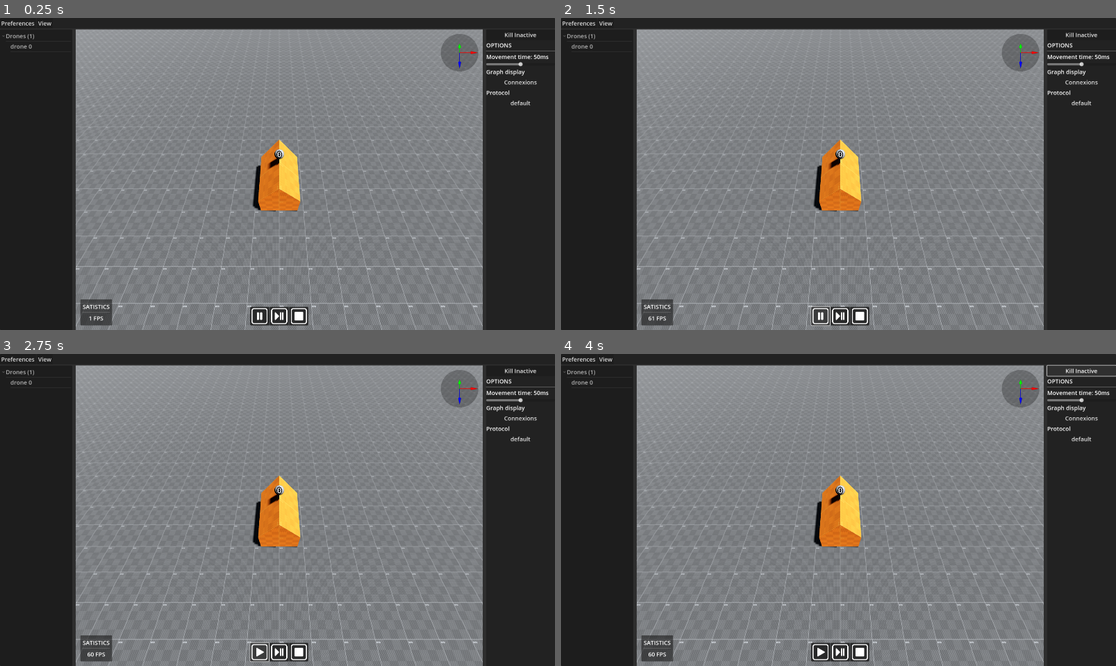
Above: before the commit, frames 1-4 (two rows, left to right).
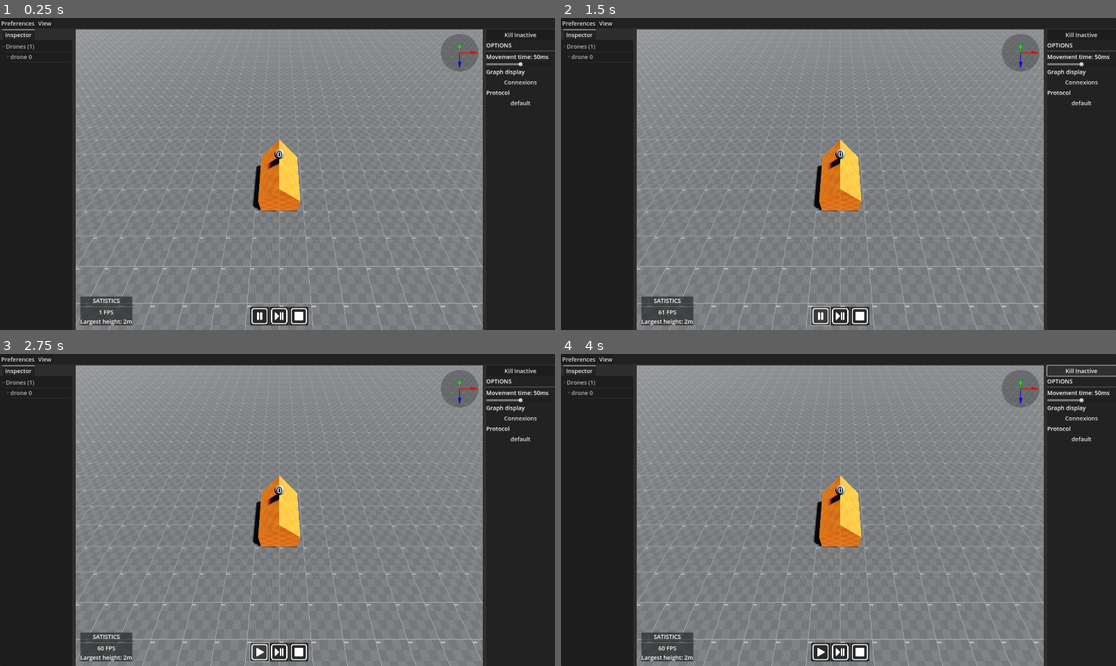
Above: after the commit, the same moments.

Repository: smallcluster/GDST
Game: Godot game, scene res://Sim/3DPlayground.tscn
The game is run twice, just before and just after one commit, with the same random seed, the same clock (stepped at 60 frames per second) and the same inputs.
Inputs (mouse positions are in pixels of both pictures, inside the frame that each line leads up to):
- Up to frame 1 (0.25 s): no input
- Up to frame 2 (1.5 s): click (860, 317) at 0.5 s; click (821, 317) at 1.25 s
- Up to frame 3 (2.75 s): click (260, 653) at 2 s
- Up to frame 4 (4 s): click (838, 653) at 2.75 s; click "Kill Inactive" at 3.5 s

The runs differ from the first frame. In frame 1, 0.7% of the frame differs, in the area x 0-24%, y 3-99%; in frame 2, 0.7%; in frame 3, 0.7%; in frame 4, 0.7%.

Commit message:
- Added inspector - Improved performance (physics update on other thread + reduced physics accuracy)

Diff:
--- a/Sim/3DPlayground.tscn
+++ b/Sim/3DPlayground.tscn
@@ -15,13 +15,14 @@
 shader = ExtResource("2_hqret")
 shader_parameter/opacity = 0.25
 
-[node name="3DPlayground" type="CanvasLayer" node_paths=PackedStringArray("mainView", "fps_label", "protocol_choice", "graph_choice", "scene_tree", "stats_panel")]
+[node name="3DPlayground" type="CanvasLayer" node_paths=PackedStringArray("mainView", "fps_label", "max_height_label", "protocol_choice", "graph_choice", "scene_tree", "stats_panel")]
 script = ExtResource("1_o65i0")
 mainView = NodePath("GUI/VBoxContainer/HSplitContainer/HSplitContainer/3DView/MainViewContainer/MainView")
 fps_label = NodePath("GUI/VBoxContainer/HSplitContainer/HSplitContainer/3DView/StatsPanel/VBoxContainer/FpsLabel")
+max_height_label = NodePath("GUI/VBoxContainer/HSplitContainer/HSplitContainer/3DView/StatsPanel/VBoxContainer/MaxHeightLabel")
 protocol_choice = NodePath("GUI/VBoxContainer/HSplitContainer/OptionsPanel/VBoxContainer/ProtocolChoice")
 graph_choice = NodePath("GUI/VBoxContainer/HSplitContainer/OptionsPanel/VBoxContainer/GraphChoice")
-scene_tree = NodePath("GUI/VBoxContainer/HSplitContainer/HSplitContainer/Panel/VBoxContainer/Tree")
+scene_tree = NodePath("GUI/VBoxContainer/HSplitContainer/HSplitContainer/Panel/Inspector/VBoxContainer/Tree")
 stats_panel = NodePath("GUI/VBoxContainer/HSplitContainer/HSplitContainer/3DView/StatsPanel")
 
 [node name="GUI" type="Panel" parent="."]
@@ -94,15 +95,24 @@
 layout_mode = 2
 split_offset = 250
 
-[node name="Panel" type="PanelContainer" parent="GUI/VBoxContainer/HSplitContainer/HSplitContainer"]
-layout_mode = 2
-
-[node name="VBoxContainer" type="VBoxContainer" parent="GUI/VBoxContainer/HSplitContainer/HSplitContainer/Panel"]
-layout_mode = 2
-
-[node name="Tree" type="Tree" parent="GUI/VBoxContainer/HSplitContainer/HSplitContainer/Panel/VBoxContainer"]
+[node name="Panel" type="TabContainer" parent="GUI/VBoxContainer/HSplitContainer/HSplitContainer"]
+layout_mode = 2
+
+[node name="Inspector" type="TabBar" parent="GUI/VBoxContainer/HSplitContainer/HSplitContainer/Panel"]
+layout_mode = 2
+
+[node name="VBoxContainer" type="VBoxContainer" parent="GUI/VBoxContainer/HSplitContainer/HSplitContainer/Panel/Inspector"]
+layout_mode = 1
+anchors_preset = 15
+anchor_right = 1.0
+anchor_bottom = 1.0
+grow_horizontal = 2
+grow_vertical = 2
+
+[node name="Tree" type="Tree" parent="GUI/VBoxContainer/HSplitContainer/HSplitContainer/Panel/Inspector/VBoxContainer"]
 layout_mode = 2
 size_flags_vertical = 3
+columns = 2
 
 [node name="3DView" type="Control" parent="GUI/VBoxContainer/HSplitContainer/HSplitContainer"]
 layout_mode = 2
@@ -163,6 +173,7 @@
 [node name="Label2" type="Label" parent="GUI/VBoxContainer/HSplitContainer/HSplitContainer/3DView/StatsPanel/VBoxContainer"]
 layout_mode = 2
 text = "Satistics"
+horizontal_alignment = 1
 uppercase = true
 
 [node name="HSeparator" type="HSeparator" parent="GUI/VBoxContainer/HSplitContainer/HSplitContainer/3DView/StatsPanel/VBoxContainer"]
@@ -172,6 +183,11 @@
 layout_mode = 2
 text = "60 FPS"
 horizontal_alignment = 1
+vertical_alignment = 1
+
+[node name="MaxHeightLabel" type="Label" parent="GUI/VBoxContainer/HSplitContainer/HSplitContainer/3DView/StatsPanel/VBoxContainer"]
+layout_mode = 2
+text = "Largest height:"
 vertical_alignment = 1
 
 [node name="PlaybackPanel" type="PanelContainer" parent="GUI/VBoxContainer/HSplitContainer/HSplitContainer/3DView"]
@@ -265,6 +281,7 @@
 [connection signal="add_drone" from="GUI/VBoxContainer/HSplitContainer/HSplitContainer/3DView/MainViewContainer/MainView" to="." method="_on_main_view_add_drone"]
 [connection signal="perspective_cam" from="GUI/VBoxContainer/HSplitContainer/HSplitContainer/3DView/MainViewContainer/MainView" to="." method="_on_perspective_cam"]
 [connection signal="remove_drone" from="GUI/VBoxContainer/HSplitContainer/HSplitContainer/3DView/MainViewContainer/MainView" to="." method="_on_main_view_remove_drone"]
+[connection signal="update_drone_state" from="GUI/VBoxContainer/HSplitContainer/HSplitContainer/3DView/MainViewContainer/MainView" to="." method="_on_main_view_update_drone_state"]
 [connection signal="pressed" from="GUI/VBoxContainer/HSplitContainer/HSplitContainer/3DView/PlaybackPanel/HBoxContainer/PlayButton" to="." method="_on_play_button_pressed"]
 [connection signal="pressed" from="GUI/VBoxContainer/HSplitContainer/HSplitContainer/3DView/PlaybackPanel/HBoxContainer/StepButton" to="." method="_on_step_button_pressed"]
 [connection signal="pressed" from="GUI/VBoxContainer/HSplitContainer/HSplitContainer/3DView/PlaybackPanel/HBoxContainer/ResetButton" to="." method="_on_reset_button_pressed"]
--- a/Sim/Scripts/3DPlayground.gd
+++ b/Sim/Scripts/3DPlayground.gd
@@ -1,6 +1,7 @@
 extends CanvasLayer
 @export var mainView : SubViewport
 @export var fps_label : Label
+@export var max_height_label : Label
 @export var protocol_choice : MenuButton
 @export var graph_choice : MenuButton
 @export var scene_tree : Tree
@@ -8,6 +9,8 @@
 
 var _play_simulation := true
 var _scene_tree_root : TreeItem
+var _drone_tree_index : Dictionary = {}
+var _max_height := 0
 
 
 # -- GUI EVENTS --
@@ -132,18 +135,98 @@
 	_play_simulation = false
 	_update_play_button()
 	# Clear drone list
+	_drone_tree_index.clear()
 	scene_tree.clear()
 	_scene_tree_root = scene_tree.create_item()
 	_scene_tree_root.set_text(0, "Drones")
+	_max_height = 0
 
 
 func _on_main_view_add_drone(id):
-	scene_tree.create_item(_scene_tree_root).set_text(0, "drone "+str(id))
+	var d := scene_tree.create_item(_scene_tree_root)
+	d.set_text(0, "drone "+str(id))
+	d.collapsed = true
+	_drone_tree_index[id] = d.get_index()
 	_scene_tree_root.set_text(0, "Drones ("+str(_scene_tree_root.get_child_count())+")")
 
+
 func _on_main_view_remove_drone(id):
-	for t in _scene_tree_root.get_children():
-		if t.get_text(0) == "drone "+str(id):
-			_scene_tree_root.remove_child(t)
-			break
+	_scene_tree_root.remove_child(_scene_tree_root.get_child(_drone_tree_index[id]))
+	_drone_tree_index.erase(id)
+	var i = 0
+	for k in _drone_tree_index:
+		_drone_tree_index[k] = i
+		i += 1
 	_scene_tree_root.set_text(0, "Drones ("+str(_scene_tree_root.get_child_count())+")")
+
+
+
+func _on_main_view_update_drone_state(state):
+
+	if _max_height < state["position"].y:
+		_max_height = state["position"].y
+		max_height_label.text = "Largest height: "+str(_max_height)+"m"
+
+	var item := _scene_tree_root.get_child(_drone_tree_index[state["id"]])
+
+	var labels := item.get_children().map(func(x): return x.get_text(0))
+
+	# REMOVE / UPDATE EXISTING DATA
+	for c in item.get_children():
+		var label : String = c.get_text(0)
+		if not state.has(label):
+			item.remove_child(c)
+			continue
+		var data = state[label]
+		# UPDATE X Y Z components
+		if data is Vector3:
+			var position_updated = false
+			for i in range(c.get_child_count()):
+				var updateTxt = str(data[i])
+				var comp =  c.get_child(i)
+				var compTxt = comp.get_text(1)
+				if updateTxt != compTxt:
+					comp.set_text(1, updateTxt)
+					comp.set_custom_color(1, Color.RED)
+					comp.set_custom_color(0, Color.RED)
+					position_updated = true
+				else:
+					comp.clear_custom_color(0)
+					comp.clear_custom_color(1)
+
+			if position_updated:
+				c.set_custom_color(1, Color.RED)
+				c.set_custom_color(0, Color.RED)
+			else:
+				c.clear_custom_color(0)
+				c.clear_custom_color(1)
+		else:
+			var value : String = str(state[label])
+			if value != c.get_text(1):
+				c.set_text(1, value)
+				c.set_custom_color(1, Color.RED)
+				c.set_custom_color(0, Color.RED)
+			else:
+				c.clear_custom_color(0)
+				c.clear_custom_color(1)
+
+	# ADD DATA
+	for k in state:
+		if k not in labels:
+			var sub_item := scene_tree.create_item(item)
+			sub_item.set_text(0, k)
+			var data = state[k]
+			# ADD X Y Z components
+			if data is Vector3:
+				var x := scene_tree.create_item(sub_item)
+				x.set_text(0, "x")
+				x.set_text(1, str(data.x))
+				var y := scene_tree.create_item(sub_item)
+				y.set_text(0, "y")
+				y.set_text(1, str(data.y))
+				var z := scene_tree.create_item(sub_item)
+				z.set_text(0, "z")
+				z.set_text(1, str(data.z))
+				sub_item.collapsed = true
+			else:
+				sub_item.set_text(1, str(state[k]))
--- a/Sim/Scripts/DroneManager/DroneManager3D.gd
+++ b/Sim/Scripts/DroneManager/DroneManager3D.gd
@@ -6,6 +6,7 @@
 
 signal add_drone(id)
 signal remove_drone(id)
+signal update_drone_state(state)
 
 @onready var _drones = $Drones
 @onready var _lines : Lines3D = $Lines3D as Lines3D
@@ -62,20 +63,22 @@
 	_drone_manager = DroneManager.new()
 	_update_radius()
 
-
-func _physics_process(delta):
+func _process(delta):
 	_lines.clear() # clear previous drawing
 
-	# DRAW CONNEXION LINKS AND SEARCH TEAM POSITION
-	#-----------------------------------------------------------------------------------------------
-
-	_draw_links()
-	# Draw beacon from search_team target
+	# DRAW SEARCH TEAM POSITION
+	#-----------------------------------------------------------------------------------------------
 	if _search_drone:
 		var s := Vector3(_search_target_pos.x,0,_search_target_pos.y)
 		var e := Vector3(_search_target_pos.x,_base_detection.position.y,_search_target_pos.y)
 		_lines.create_line(s, e, Color.BLUE)
 		_target_vis.position = Vector3(_search_target_pos.x, 0, _search_target_pos.y)
+
+	#DRAW CONNEXION LINKS
+	#-----------------------------------------------------------------------------------------------
+	_draw_links()
+
+func _physics_process(delta):
 
 	# UPDATE SIMULATION
 	#-----------------------------------------------------------------------------------------------
@@ -149,6 +152,8 @@
 		if not d.drone.state["active"]:
 			d.visible = not _hide_inactive
 
+
+
 	return skip_frame
 
 
@@ -165,17 +170,28 @@
 		offset = offset.normalized() * clamp(dist, 0, _protocol.get_max_move_dist())
 		_search_drone.drone.state["position"] += Vector3(offset.x, 0, offset.y)
 
-
 	# simulates all other drones
 	var drones3D = _drones.get_children()
 	var drones : Array[Drone]
 	drones.assign(drones3D.map(func(x): return x.drone))
+
+
+
 	_drone_manager.simulate(drones, _protocol, _base_detection.position)
+
+
+
+	# send new state to gui
+	for d in drones:
+		emit_signal("update_drone_state", d.state)
+
+
 
 	# Update visuals, move and wait for all movement to finish
 	var tweens = drones3D.map(func(x): return x.update(movement_time))
 	for t in tweens:
 		await t.finished
+
 
 	_simulating = false # Release lock
 
@@ -247,4 +263,5 @@
 		_search_target_pos = Vector2(pos.x, pos.z)
 	_drones.add_child(d)
 	emit_signal("add_drone", _next_id)
+	emit_signal("update_drone_state", state)
 	_next_id += 1
--- a/Sim/Scripts/MainView.gd
+++ b/Sim/Scripts/MainView.gd
@@ -3,6 +3,7 @@
 signal perspective_cam
 signal add_drone(id)
 signal remove_drone(id)
+signal update_drone_state(state)
 
 @onready var _drone_manager : DroneManager3D = $"3DDroneManager"
 @onready var _cam : Camera3D = $Camera3D
@@ -99,3 +100,7 @@
 
 func _on_3d_drone_manager_remove_drone(id):
 	emit_signal("remove_drone", id)
+
+
+func _on_3d_drone_manager_update_drone_state(state):
+	emit_signal("update_drone_state", state)
--- a/Sim/SimulationView.tscn
+++ b/Sim/SimulationView.tscn
@@ -126,3 +126,4 @@
 [connection signal="perspective_cam" from="Camera3D" to="." method="_on_camera_3d_perspective_cam"]
 [connection signal="add_drone" from="3DDroneManager" to="." method="_on_3d_drone_manager_add_drone"]
 [connection signal="remove_drone" from="3DDroneManager" to="." method="_on_3d_drone_manager_remove_drone"]
+[connection signal="update_drone_state" from="3DDroneManager" to="." method="_on_3d_drone_manager_update_drone_state"]
--- a/project.godot
+++ b/project.godot
@@ -21,7 +21,6 @@
 
 window/size/viewport_width=1920
 window/size/viewport_height=1080
-window/vsync/vsync_mode=2
 
 [input]
 
@@ -56,6 +55,14 @@
 ]
 }
 
+[physics]
+
+3d/run_on_separate_thread=true
+common/max_physics_steps_per_frame=1
+common/physics_jitter_fix=0.0
+3d/solver/solver_iterations=1
+common/enable_object_picking=false
+
 [rendering]
 
 renderer/rendering_method="mobile"
